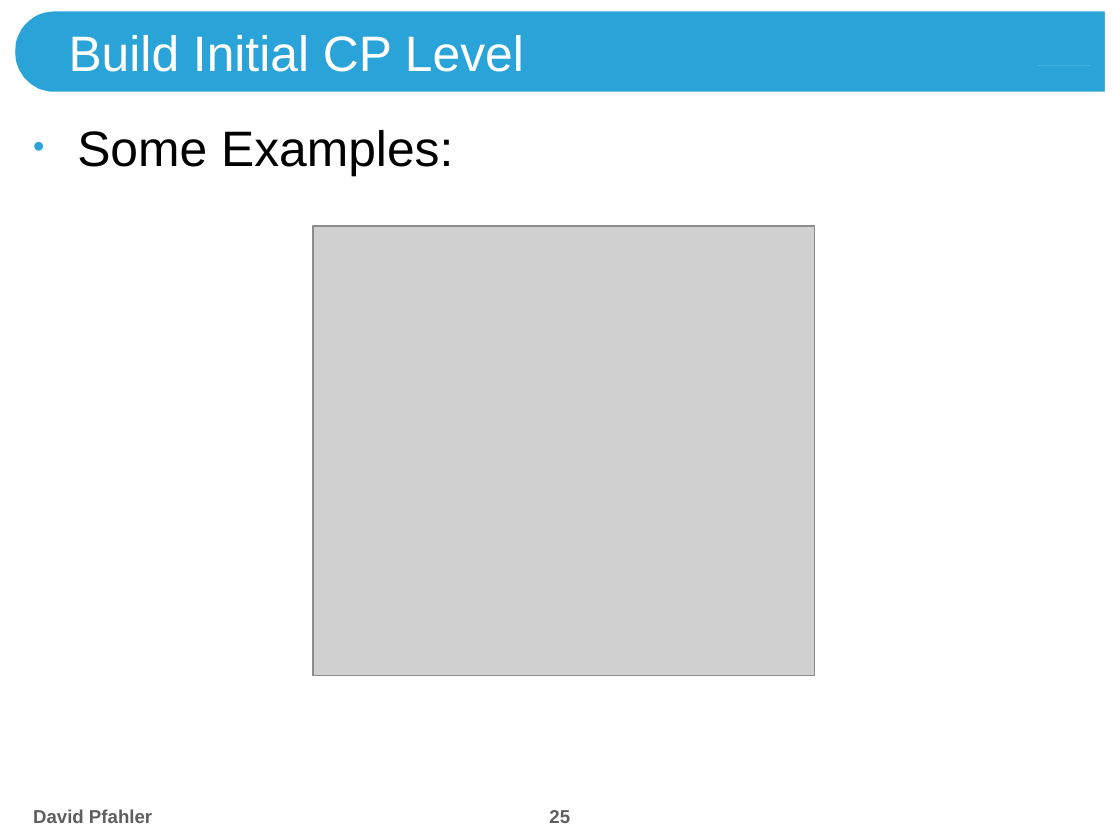
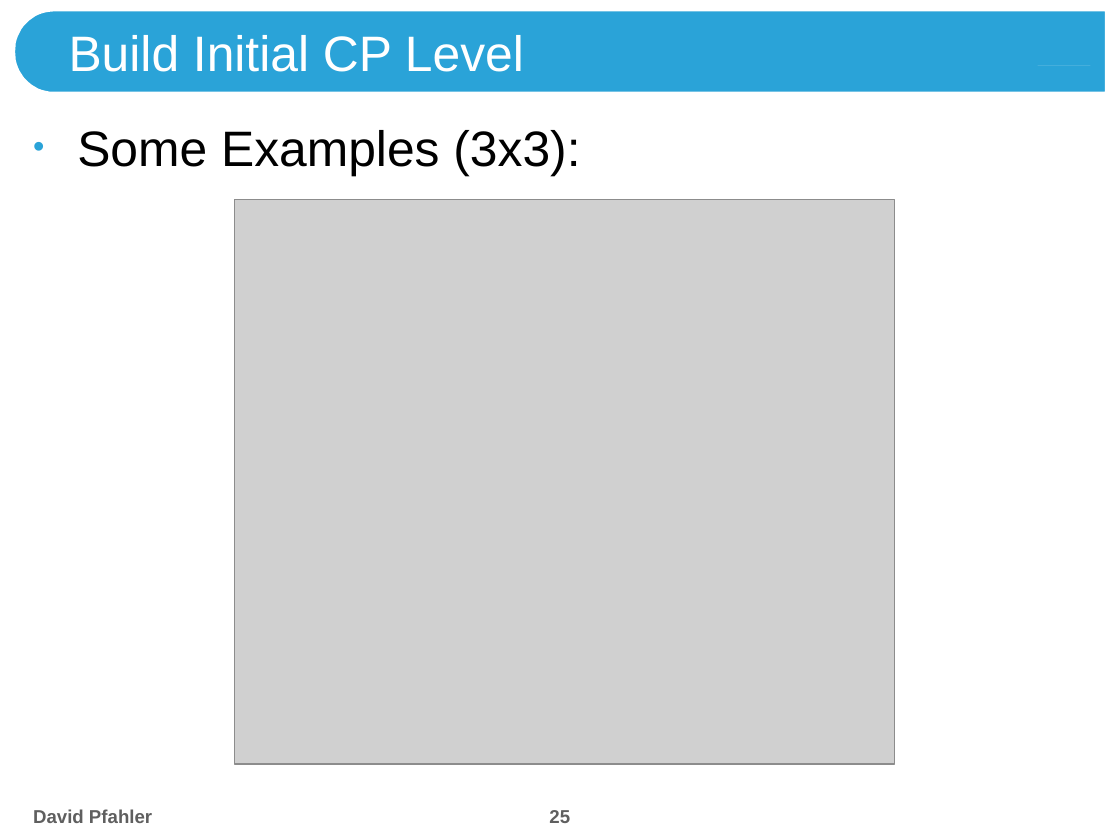
Before and after one commit to theShmoo/CombiPyr-ImSeg, a slide deck: slide 25 of doc/Combinatorial Pyramids.pptx. Drawn at 1120x840 pixels with LibreOffice and Linux fonts; fonts in the diff are those of the drawing; grey boxes stand for pictures; background and template pictures are left out. Boxes give left, top, right and bottom in pixels: in the first picture for what was removed or moved away, otherwise in the second. Text is boxed around its words. In the diff, an @@ line names an element or a change of style, - is before the commit and + after.

```diff
--- a/doc/Combinatorial Pyramids.pptx
+++ b/doc/Combinatorial Pyramids.pptx
@@ text at (x1=77, y1=130, x2=580, y2=177): text changed @@
-• Some Examples:
+• Some Examples (3x3):
@@ picture resized from (x1=314, y1=226, x2=815, y2=676) to (x1=234, y1=199, x2=894, y2=764) @@
```
Also in this commit, not shown: 24 other slides changed, 5 slides added, 1 slide removed, 9 other files.
